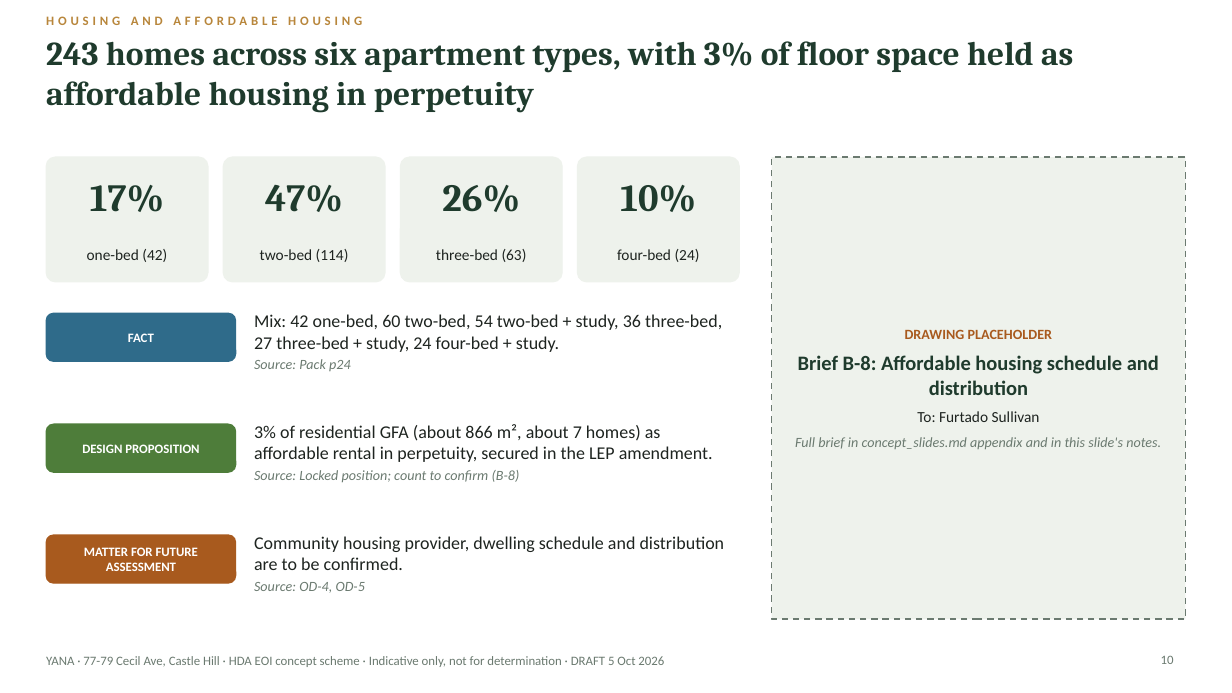
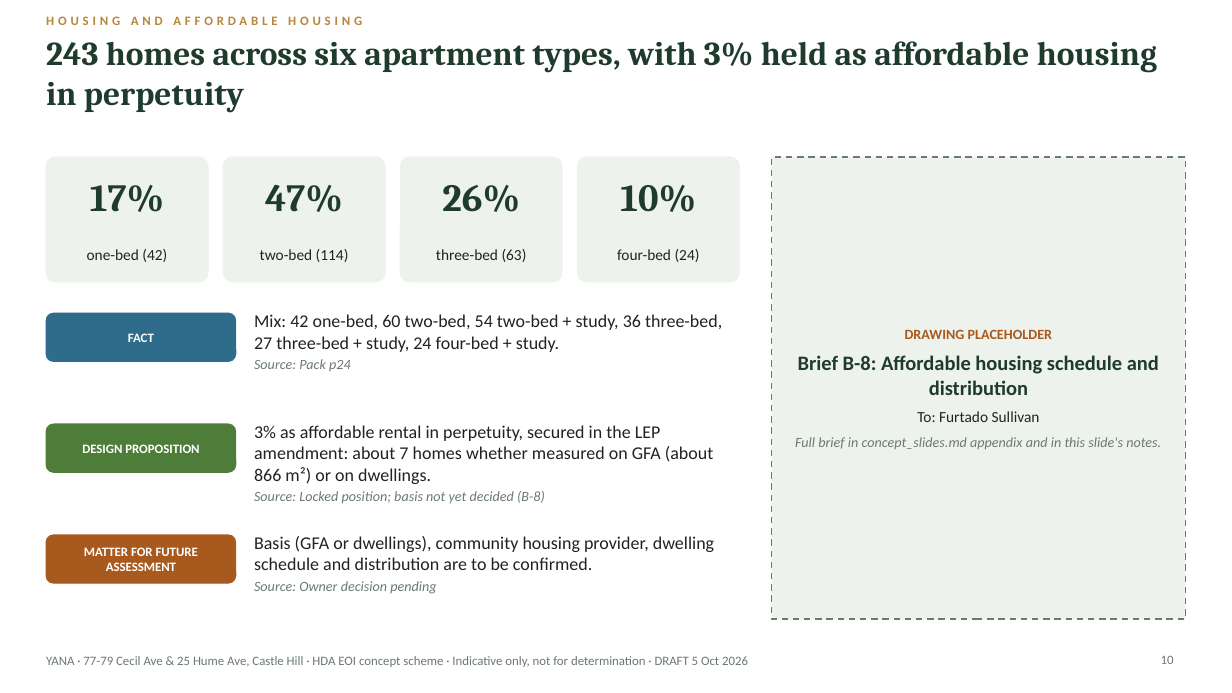
Before and after one commit to iamdrdavid-svg/Yana-Eoi, a slide deck: slide 10 of outputs/concept_slides.pptx. Drawn at 1232x693 pixels with LibreOffice and Linux fonts; fonts in the diff are those of the drawing. Boxes give left, top, right and bottom in pixels: in the first picture for what was removed or moved away, otherwise in the second. Text is boxed around its words. In the diff, an @@ line names an element or a change of style, - is before the commit and + after.

```diff
--- a/outputs/concept_slides.pptx
+++ b/outputs/concept_slides.pptx
@@ title at (46,41,1157,113): text changed @@
-243 homes across six apartment types, with 3% of floor space held as affordable housing in perpetuity
+243 homes across six apartment types, with 3% held as affordable housing in perpetuity
@@ text at (254,425,713,503): text changed @@
-3% of residential GFA (about 866 m², about 7 homes) as affordable rental in perpetuity, secured in the LEP amendment.
-Source: Locked position; count to confirm (B-8)
+3% as affordable rental in perpetuity, secured in the LEP amendment: about 7 homes whether measured on GFA (about 866 m²) or on dwellings.
+Source: Locked position; basis not yet decided (B-8)
@@ text at (254,536,714,594): text changed @@
-Community housing provider, dwelling schedule and distribution are to be confirmed.
-Source: OD-4, OD-5
+Basis (GFA or dwellings), community housing provider, dwelling schedule and distribution are to be confirmed.
+Source: Owner decision pending
@@ text at (46,656,748,667): text changed @@
-YANA · 77-79 Cecil Ave, Castle Hill · HDA EOI concept scheme · Indicative only, not for determination · DRAFT 5 Oct 2026
+YANA · 77-79 Cecil Ave & 25 Hume Ave, Castle Hill · HDA EOI concept scheme · Indicative only, not for determination · DRAFT 5 Oct 2026
```
Also in this commit, not shown: 12 other slides changed, 9 other files.
